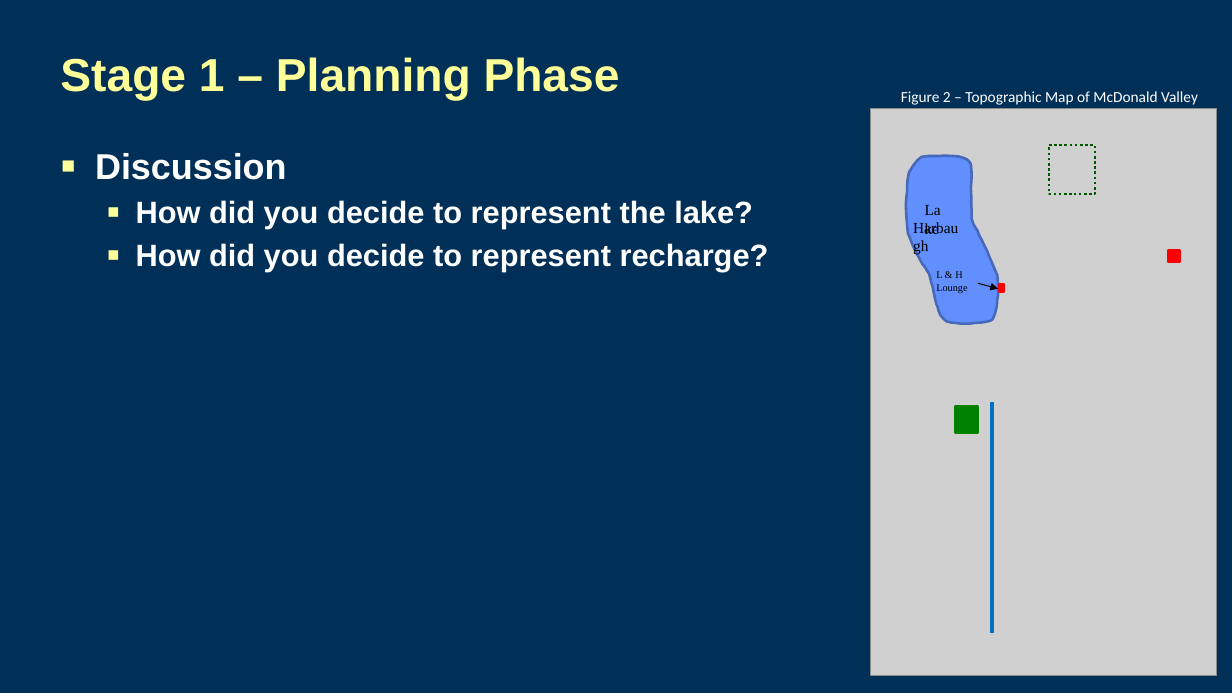
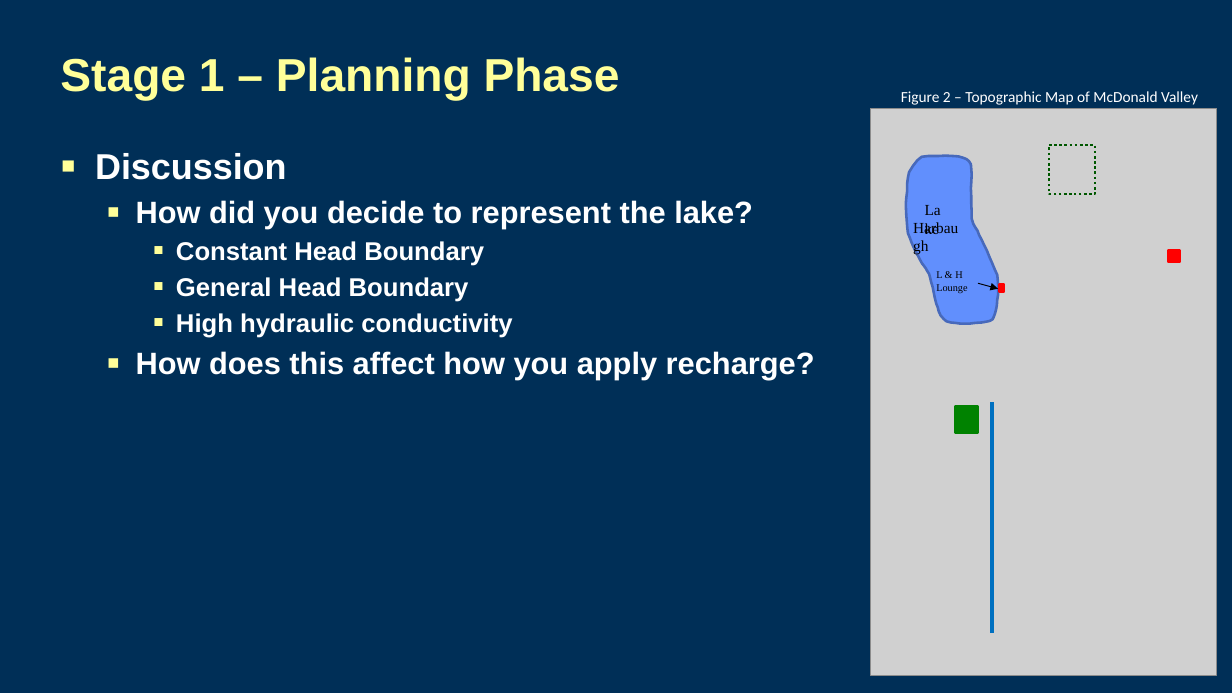
Before and after one commit to jdhughes-usgs/modflow-sandiego-2023, a slide deck: slide 13 of Lectures/Day3_4lecture_McDonaldValley_Stage1.pptx. Drawn at 1232x693 pixels with LibreOffice and Linux fonts; fonts in the diff are those of the drawing; grey boxes stand for pictures; background and template pictures are left out. Boxes give left, top, right and bottom in pixels: in the first picture for what was removed or moved away, otherwise in the second. Text is boxed around its words. In the diff, an @@ line names an element or a change of style, - is before the commit and + after.

```diff
--- a/Lectures/Day3_4lecture_McDonaldValley_Stage1.pptx
+++ b/Lectures/Day3_4lecture_McDonaldValley_Stage1.pptx
@@ text at [136, 241, 815, 379]: text changed; size 24 to 20 pt @@
-  ▪ How did you decide to represent recharge?
+    ▪ Constant Head Boundary
+    ▪ General Head Boundary
+    ▪ High hydraulic conductivity
+  ▪ How does this affect how you apply recharge?
```
Also in this commit, not shown: 2 other slides changed.
